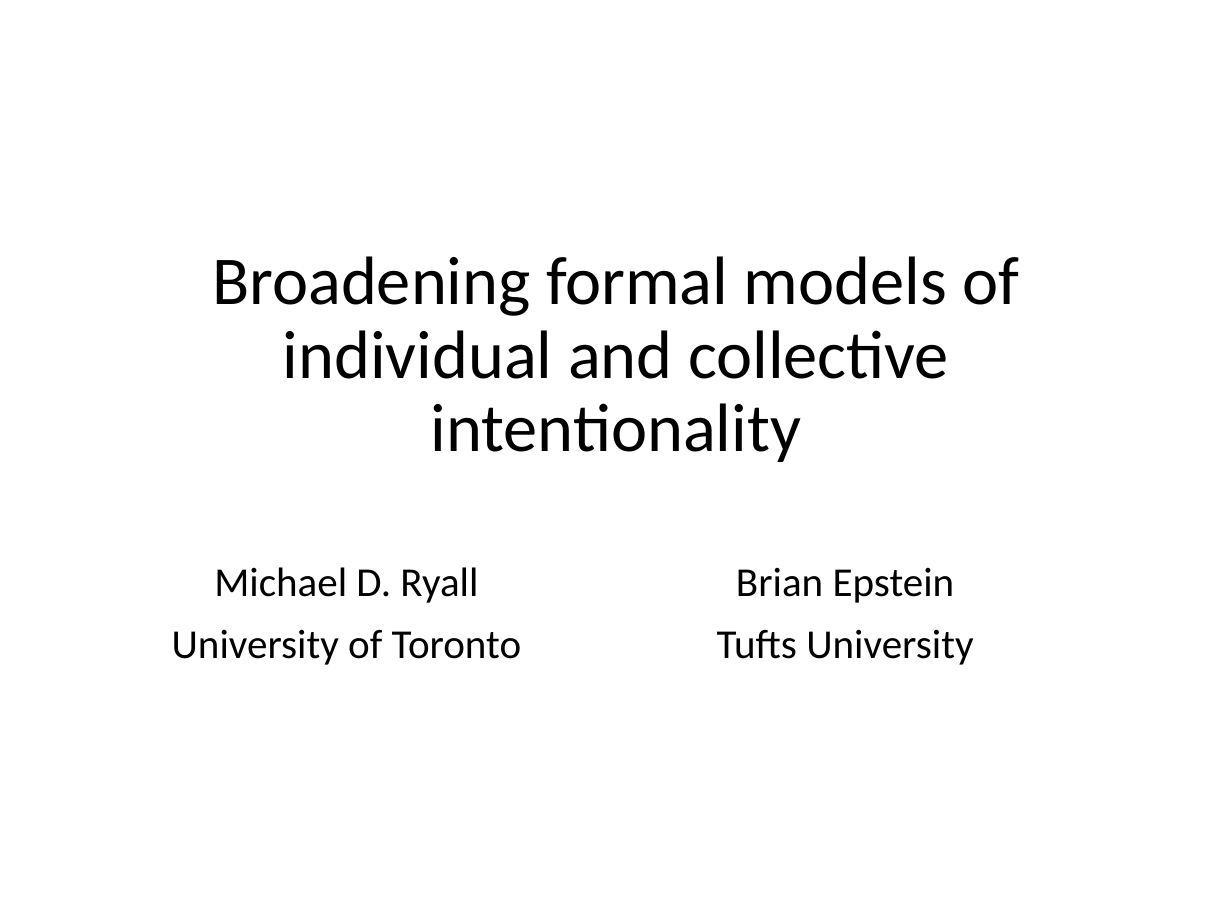
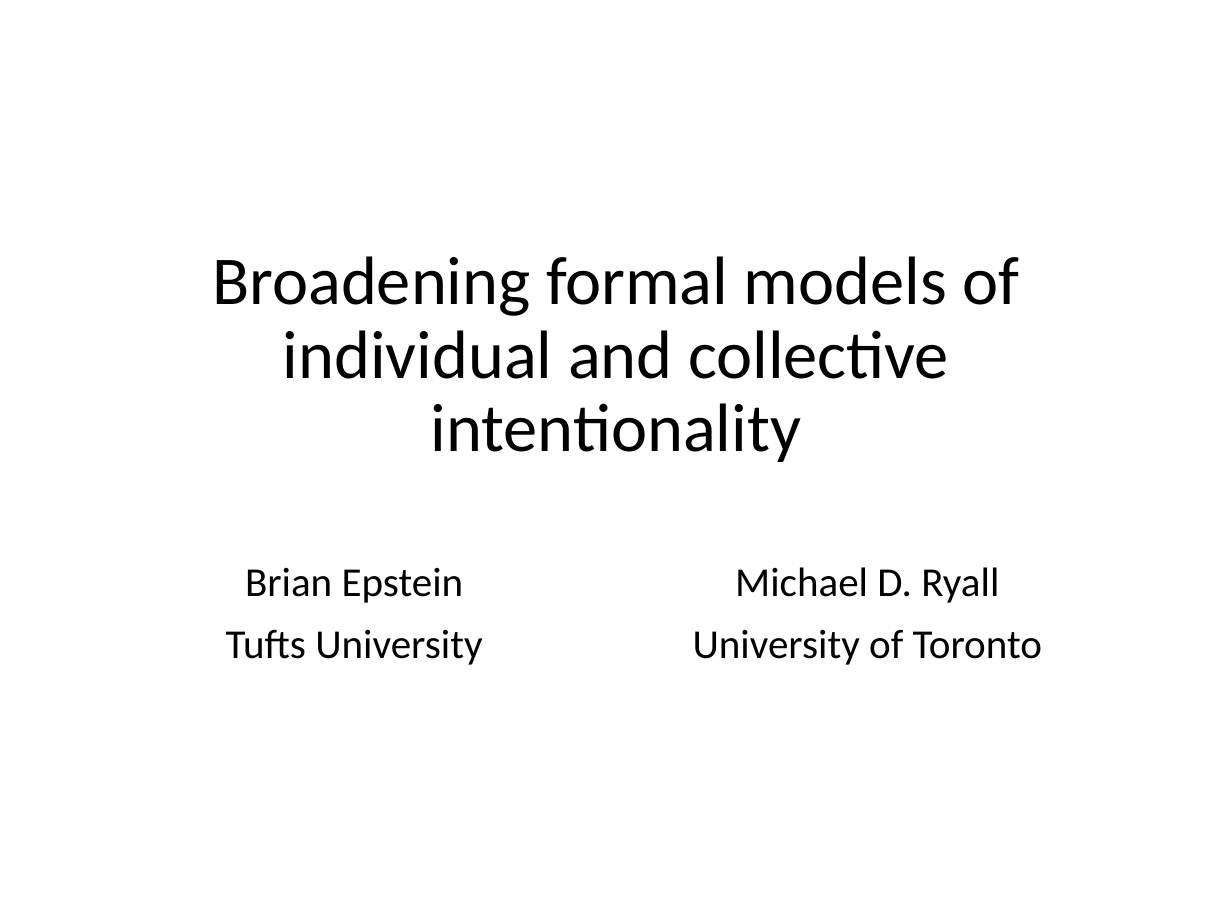
Before and after one commit to mdryall/Epstein-Ryall-Project-1, a slide deck: slide 1 of Preso_Mats/Game theory and intentions for SO2021 2.pptx. Drawn at 1232x924 pixels with LibreOffice and Linux fonts; fonts in the diff are those of the drawing. Boxes give left, top, right and bottom in pixels: in the first picture for what was removed or moved away, otherwise in the second. Text is boxed around its words. In the diff, an @@ line names an element or a change of style, - is before the commit and + after.

```diff
--- a/Preso_Mats/Game theory and intentions for SO2021 2.pptx
+++ b/Preso_Mats/Game theory and intentions for SO2021 2.pptx
@@ text "Brian Epstein" moved from (x1=717, y1=567, x2=973, y2=665) to (x1=226, y1=567, x2=482, y2=665) @@
@@ subtitle "Michael D. Ryall" moved from (x1=172, y1=567, x2=521, y2=665) to (x1=693, y1=567, x2=1042, y2=665) @@
```
Also in this commit, not shown: 9 other slides changed, 2 slides removed.
